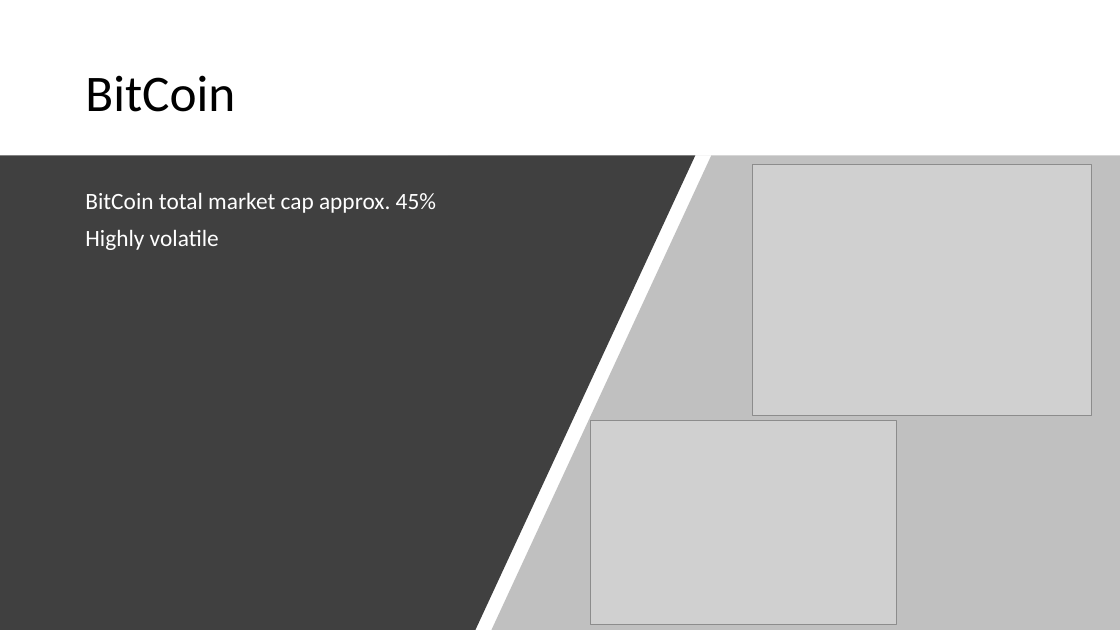
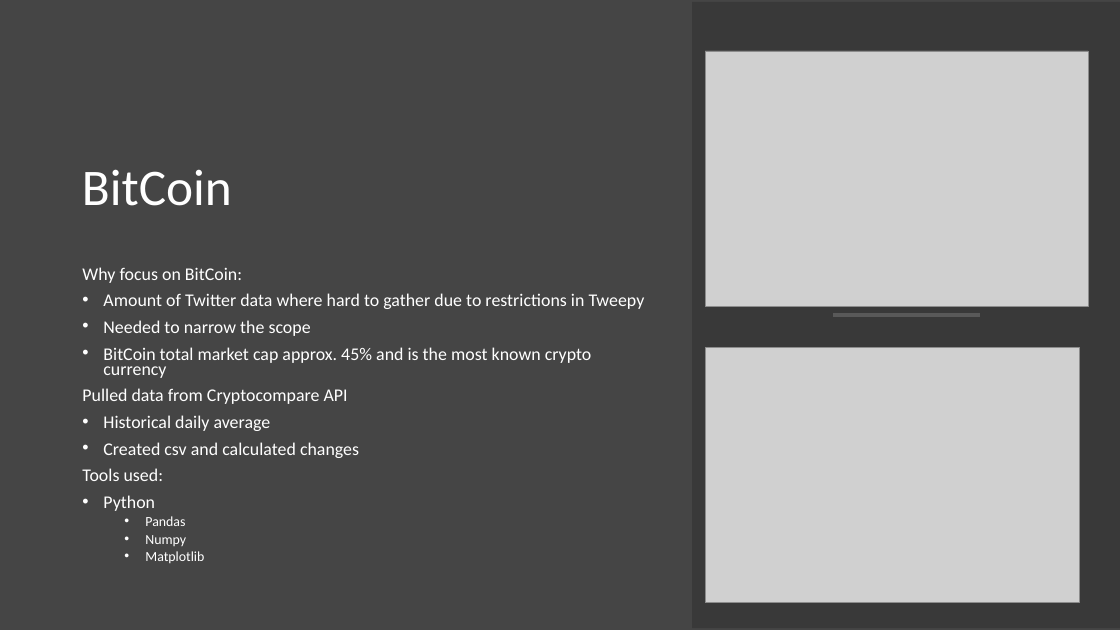
Before and after one commit to Erik-AR/cryptoproject, a slide deck: slide 3 of presentation cyptoproject.pptx. Drawn at 1120x630 pixels with LibreOffice and Linux fonts; fonts in the diff are those of the drawing; grey boxes stand for pictures. Boxes give left, top, right and bottom in pixels: in the first picture for what was removed or moved away, otherwise in the second. Text is boxed around its words. In the diff, an @@ line names an element or a change of style, - is before the commit and + after.

```diff
--- a/presentation cyptoproject.pptx
+++ b/presentation cyptoproject.pptx
@@ background #FFFFFF to #454545 @@
@@ rectangle added at <box>692,2,1120,628</box>, fill #0D0D0D at 20% opacity @@
@@ picture added at <box>705,51,1088,307</box> @@
@@ title "BitCoin": place and size @@
-title "BitCoin" at <box>85,75,235,112</box>
+title "BitCoin" at <box>82,169,232,206</box>
@@ title "BitCoin" at <box>82,169,232,206</box>: text colour #000000 to #FFFFFF @@
@@ freeform shape removed at <box>0,155,696,630</box> @@
@@ freeform shape removed at <box>448,155,1120,630</box> @@
@@ text at <box>82,267,645,563</box>: text changed; size 20 to 15.3 pt @@
-BitCoin total market cap approx. 45%
-Highly volatile
+Why focus on BitCoin:
+• Amount of Twitter data where hard to gather due to restrictions in Tweepy
+• Needed to narrow the scope
+• BitCoin total market cap approx. 45% and is the most known crypto currency
+Pulled data from Cryptocompare API
+• Historical daily average
+• Created csv and calculated changes
+Tools used:
+• Python
+  • Pandas
+  • Numpy
+  • Matplotlib
@@ line added from (833, 315) to (981, 315), #595959 4 pt @@
@@ picture: place and size @@
-picture at <box>753,165,1091,415</box>
+picture at <box>705,348,1080,603</box>
@@ picture removed at <box>591,421,897,625</box> @@
```
Also in this commit, not shown: 2 other slides changed, 3 slides added, 1 slide removed, 1 other file.
